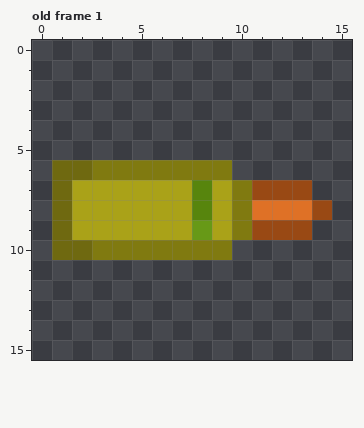
Pixel-art file: Aesprites/bullet.aseprite. Above: the version before the commit.
16x16 pixels, 7 frames. Shown: old frame 1. The commit also changed other frames, which this record leaves out.
After:
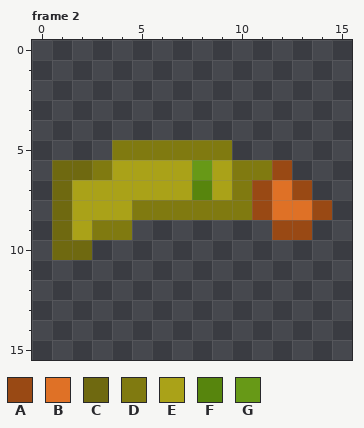
Palette (. is transparent): A #994914  B #df7126  C #6f6910  D #807a10  E #aaa218  F #57850d  G #679917
A new or re-ordered frame is compared with the old frame closest to it.
Change:
frames 7 -> 8
layer "Layer 1" now hidden
layer "Layer 3" added
--- frame 2 is new; against old frame 1
@@ x 0..15 @@
  4 ................
- 5 ................
- 6 .CCDDDDDDD......
- 7 .CEEEEEEFEDAAA..
- 8 .CEEEEEEFEDBBBA.
- 9 .CEEEEEEGEDAAA..
-10 .CCDDDDDDD......
+ 5 ....DDDDDD......
+ 6 .CCDEEEEGEDDA...
+ 7 .CEEEEEEFEDABA..
+ 8 .CEEEDDDDDDABBA.
+ 9 .CEDD.......AA..
+10 .CC.............
 11 ................
Where, in picture pixels (left, top, right, bottom), the same in both pictures:
changed: (92, 140, 292, 260)
